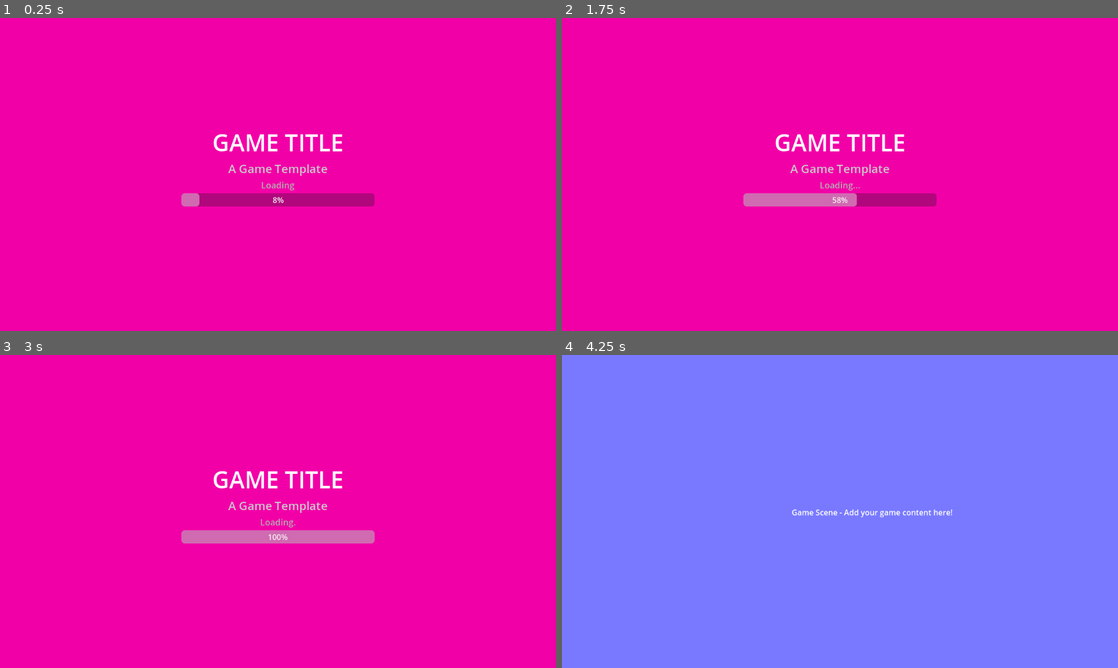
Above: before the commit, frames 1-4 (two rows, left to right).
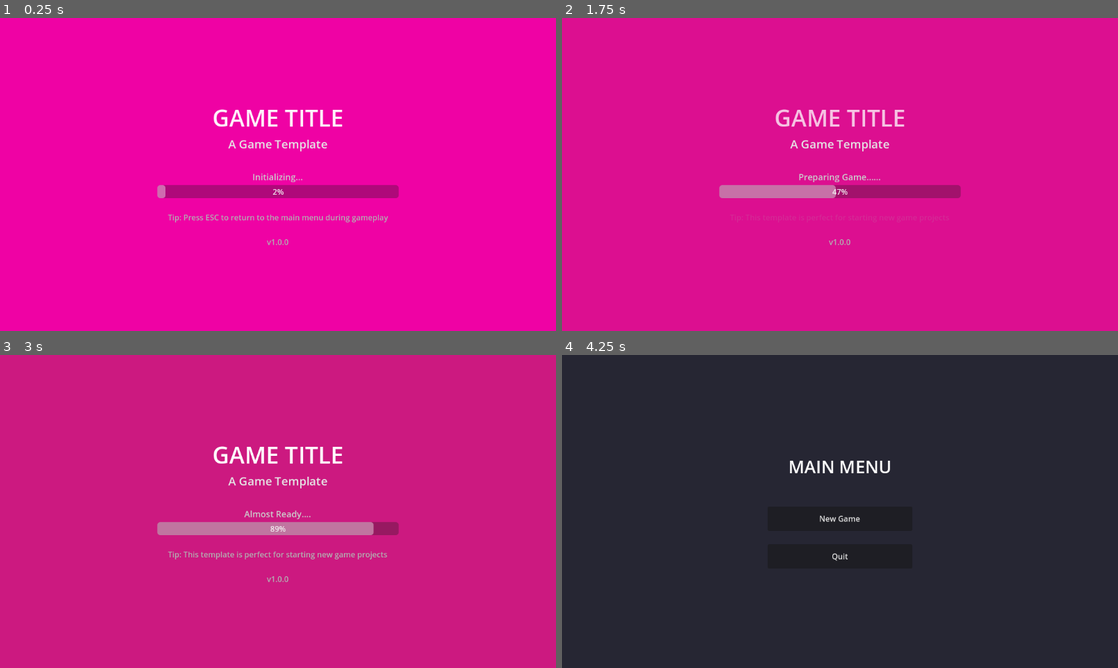
Above: after the commit, the same moments.

Repository: antoniwan/getting_started
Game: Godot game, scene res://scenes/loading_screen.tscn
The game is run twice, just before and just after one commit, with the same random seed, the same clock (stepped at 60 frames per second) and the same inputs.
Inputs (mouse positions are in pixels of both pictures, inside the frame that each line leads up to):
- Up to frame 1 (0.25 s): no input
- Up to frame 2 (1.75 s): no input
- Up to frame 3 (3 s): no input
- Up to frame 4 (4.25 s): click (840, 517) at 3.5 s, where only the run before the commit has a clickable "New Game"

The runs differ from the first frame. In frame 1, 4.3% of the frame differs, in the area x 28-72%, y 29-73%; in frame 2, 4.4%; in frame 3, 99%; in frame 4, 100%, in the area x 0-100%, y 0-100%.

Commit message:
Add audio and settings management features; enhance loading screen and main menu

Diff:
--- a/project.godot
+++ b/project.godot
@@ -19,6 +19,8 @@
 [autoload]
 
 SceneManager="*res://scripts/scene_manager.gd"
+AudioManager="*res://scripts/audio_manager.gd"
+SettingsManager="*res://scripts/settings_manager.gd"
 
 [display]
 
--- a/scenes/loading_screen.tscn
+++ b/scenes/loading_screen.tscn
@@ -7,10 +7,13 @@
 
 [sub_resource type="LabelSettings" id="LabelSettings_2"]
 font_size = 24
-font_color = Color(0.8, 0.8, 0.8, 1)
+font_color = Color(0.9, 0.9, 0.9, 1)
 
 [sub_resource type="LabelSettings" id="LabelSettings_3"]
 font_size = 18
+font_color = Color(0.8, 0.8, 0.8, 1)
+
+[sub_resource type="LabelSettings" id="LabelSettings_4"]
 font_color = Color(0.7, 0.7, 0.7, 1)
 
 [node name="LoadingScreen" type="Control"]
@@ -38,10 +41,10 @@
 anchor_top = 0.5
 anchor_right = 0.5
 anchor_bottom = 0.5
-offset_left = -200.0
-offset_top = -100.0
-offset_right = 200.0
-offset_bottom = 100.0
+offset_left = -250.0
+offset_top = -150.0
+offset_right = 250.0
+offset_bottom = 150.0
 grow_horizontal = 2
 grow_vertical = 2
 
@@ -57,11 +60,37 @@
 label_settings = SubResource("LabelSettings_2")
 horizontal_alignment = 1
 
+[node name="Spacer1" type="Control" parent="VBoxContainer"]
+custom_minimum_size = Vector2(0, 30)
+layout_mode = 2
+
 [node name="LoadingLabel" type="Label" parent="VBoxContainer"]
 layout_mode = 2
-text = "Loading..."
+text = "Initializing..."
 label_settings = SubResource("LabelSettings_3")
 horizontal_alignment = 1
 
 [node name="ProgressBar" type="ProgressBar" parent="VBoxContainer"]
+custom_minimum_size = Vector2(0, 20)
 layout_mode = 2
+
+[node name="Spacer2" type="Control" parent="VBoxContainer"]
+custom_minimum_size = Vector2(0, 20)
+layout_mode = 2
+
+[node name="TipLabel" type="Label" parent="VBoxContainer"]
+layout_mode = 2
+text = "Tip: Press ESC to return to the main menu during gameplay"
+label_settings = SubResource("LabelSettings_4")
+horizontal_alignment = 1
+autowrap_mode = 2
+
+[node name="Spacer3" type="Control" parent="VBoxContainer"]
+custom_minimum_size = Vector2(0, 20)
+layout_mode = 2
+
+[node name="VersionLabel" type="Label" parent="VBoxContainer"]
+layout_mode = 2
+text = "v1.0.0"
+label_settings = SubResource("LabelSettings_4")
+horizontal_alignment = 1
--- /dev/null
+++ b/scripts/audio_manager.gd
@@ -0,0 +1,65 @@
+extends Node
+
+# Audio Manager Singleton
+# Handles background music and sound effects
+
+var music_player: AudioStreamPlayer
+var sfx_player: AudioStreamPlayer
+
+var current_music: AudioStream
+var music_volume: float = 0.5
+var sfx_volume: float = 0.7
+
+func _ready():
+	# Create music player
+	music_player = AudioStreamPlayer.new()
+	music_player.name = "MusicPlayer"
+	music_player.volume_db = linear_to_db(music_volume)
+	add_child(music_player)
+
+	# Create SFX player
+	sfx_player = AudioStreamPlayer.new()
+	sfx_player.name = "SFXPlayer"
+	sfx_player.volume_db = linear_to_db(sfx_volume)
+	add_child(sfx_player)
+
+func play_music(stream: AudioStream, fade_in: bool = true):
+	if current_music == stream and music_player.playing:
+		return
+
+	current_music = stream
+	music_player.stream = stream
+
+	if fade_in:
+		music_player.volume_db = linear_to_db(0.0)
+		music_player.play()
+
+		var tween = create_tween()
+		tween.tween_property(music_player, "volume_db", linear_to_db(music_volume), 1.0)
+	else:
+		music_player.volume_db = linear_to_db(music_volume)
+		music_player.play()
+
+func stop_music(fade_out: bool = true):
+	if not music_player.playing:
+		return
+
+	if fade_out:
+		var tween = create_tween()
+		tween.tween_property(music_player, "volume_db", linear_to_db(0.0), 1.0)
+		tween.tween_callback(music_player.stop)
+	else:
+		music_player.stop()
+
+func play_sfx(stream: AudioStream):
+	sfx_player.stream = stream
+	sfx_player.play()
+
+func set_music_volume(volume: float):
+	music_volume = clamp(volume, 0.0, 1.0)
+	if music_player.playing:
+		music_player.volume_db = linear_to_db(music_volume)
+
+func set_sfx_volume(volume: float):
+	sfx_volume = clamp(volume, 0.0, 1.0)
+	sfx_player.volume_db = linear_to_db(sfx_volume)
--- a/scripts/loading_screen.gd
+++ b/scripts/loading_screen.gd
@@ -2,31 +2,135 @@
 
 @onready var progress_bar = $VBoxContainer/ProgressBar
 @onready var loading_label = $VBoxContainer/LoadingLabel
+@onready var tip_label = $VBoxContainer/TipLabel
+@onready var version_label = $VBoxContainer/VersionLabel
+@onready var title_label = $VBoxContainer/Title
+@onready var subtitle_label = $VBoxContainer/Subtitle
+@onready var background = $Background
+@onready var particles = $Particles2D
 
-var loading_time = 3.0  # Time in seconds to show loading screen
+var loading_time = SettingsManager.get_loading_time()  # Time in seconds to show loading screen
 var current_time = 0.0
+var loading_stage = 0
+var loading_stages = [
+	"Initializing...",
+	"Loading Assets...",
+	"Preparing Game...",
+	"Almost Ready..."
+]
+
+var loading_tips = [
+	"Tip: Press ESC to return to the main menu during gameplay",
+	"Tip: This template is perfect for starting new game projects",
+	"Tip: Check the README.md for customization instructions",
+	"Tip: Add your own game content to the game.tscn scene",
+	"Tip: The SceneManager handles all scene transitions automatically",
+	"Tip: Customize colors and styling in each scene file",
+	"Tip: Add sound effects and music to enhance your game",
+	"Tip: Use the audio folder for your game's sound assets"
+]
+
+var current_tip = 0
+var tip_change_time = 0.0
+var tip_duration = 1.5
 
 func _ready():
 	# Initialize the loading screen
 	progress_bar.value = 0
-	loading_label.text = "Loading..."
+	loading_label.text = loading_stages[0]
+	tip_label.text = loading_tips[0]
+	version_label.text = "v1.0.0"
+
+	# Show/hide elements based on settings
+	tip_label.visible = SettingsManager.get_setting("ui", "show_tips", true)
+	version_label.visible = SettingsManager.get_setting("ui", "show_version", true)
 
 	# Start the loading timer
 	current_time = 0.0
+	tip_change_time = 0.0
+
+	# Start title animation
+	_start_title_animation()
+
+	# Start background animation
+	_start_background_animation()
+
+	# Try to play loading music if available
+	_play_loading_music()
 
 func _process(delta):
 	current_time += delta
+	tip_change_time += delta
 
-	# Update progress bar
+	# Update progress bar with smooth animation
 	var progress = (current_time / loading_time) * 100
-	progress_bar.value = progress
+	progress_bar.value = lerp(progress_bar.value, progress, delta * 3)
+
+	# Update loading stage
+	var stage_progress = (current_time / loading_time) * loading_stages.size()
+	var current_stage = min(int(stage_progress), loading_stages.size() - 1)
+
+	if current_stage != loading_stage:
+		loading_stage = current_stage
+		loading_label.text = loading_stages[loading_stage]
 
 	# Update loading text with dots animation
 	var dots = ""
 	for i in range(int(current_time * 2) % 4):
 		dots += "."
-	loading_label.text = "Loading" + dots
+	loading_label.text = loading_stages[loading_stage] + dots
+
+	# Change tips periodically
+	if tip_change_time >= tip_duration:
+		tip_change_time = 0.0
+		current_tip = (current_tip + 1) % loading_tips.size()
+		tip_label.text = loading_tips[current_tip]
+		_start_tip_animation()
 
 	# When loading is complete, transition to main menu
 	if current_time >= loading_time:
-		SceneManager.change_scene("res://scenes/main_menu.tscn")
+		_transition_to_main_menu()
+
+func _start_title_animation():
+	# Create a tween for title animation
+	var tween = create_tween()
+	tween.set_loops()
+	tween.tween_property(title_label, "modulate:a", 0.7, 1.5)
+	tween.tween_property(title_label, "modulate:a", 1.0, 1.5)
+
+func _start_subtitle_animation():
+	# Create a tween for subtitle animation
+	var tween = create_tween()
+	tween.set_loops()
+	tween.tween_property(subtitle_label, "modulate:a", 0.5, 2.0)
+	tween.tween_property(subtitle_label, "modulate:a", 1.0, 2.0)
+
+func _start_background_animation():
+	# Create a subtle background color animation
+	var tween = create_tween()
+	tween.set_loops()
+	tween.tween_property(background, "color", Color(0.8, 0.1, 0.5, 1), 3.0)
+	tween.tween_property(background, "color", Color(0.95, 0.0, 0.66, 1), 3.0)
+
+func _start_tip_animation():
+	# Fade out current tip
+	var tween = create_tween()
+	tween.tween_property(tip_label, "modulate:a", 0.0, 0.3)
+	tween.tween_callback(_update_tip_text)
+	tween.tween_property(tip_label, "modulate:a", 1.0, 0.3)
+
+func _update_tip_text():
+	tip_label.text = loading_tips[current_tip]
+
+func _play_loading_music():
+	# Try to load and play loading music if it exists
+	var music_path = "res://audio/music/loading_music.ogg"
+	if ResourceLoader.exists(music_path):
+		var music = load(music_path)
+		AudioManager.play_music(music, true)
+
+func _transition_to_main_menu():
+	# Create a fade out effect before transitioning
+	var tween = create_tween()
+	tween.tween_property(self, "modulate:a", 0.0, 0.5)
+	tween.tween_callback(func(): SceneManager.change_scene("res://scenes/main_menu.tscn"))
--- a/scripts/main_menu.gd
+++ b/scripts/main_menu.gd
@@ -8,10 +8,33 @@
 	new_game_button.pressed.connect(_on_new_game_pressed)
 	quit_button.pressed.connect(_on_quit_pressed)
 
+	# Try to play menu music
+	_play_menu_music()
+
+func _play_menu_music():
+	# Try to load and play menu music if it exists
+	var music_path = "res://audio/music/menu_music.ogg"
+	if ResourceLoader.exists(music_path):
+		var music = load(music_path)
+		AudioManager.play_music(music, true)
+
+func _play_button_sound():
+	# Try to play button click sound if it exists
+	var sfx_path = "res://audio/sfx/button_click.ogg"
+	if ResourceLoader.exists(sfx_path):
+		var sfx = load(sfx_path)
+		AudioManager.play_sfx(sfx)
+
 func _on_new_game_pressed():
+	# Play button sound
+	_play_button_sound()
+
 	# Transition to the game scene
 	SceneManager.change_scene("res://scenes/game.tscn")
 
 func _on_quit_pressed():
+	# Play button sound
+	_play_button_sound()
+
 	# Quit the game
 	get_tree().quit()
--- a/scripts/scene_manager.gd
+++ b/scripts/scene_manager.gd
@@ -3,6 +3,41 @@
 # Scene Manager Singleton
 # Handles scene transitions and loading
 
-func change_scene(path: String):
+var transition_scene: Control
+var is_transitioning = false
+
+func _ready():
+	# Create transition overlay
+	transition_scene = Control.new()
+	transition_scene.set_anchors_and_offsets_preset(Control.PRESET_FULL_RECT)
+	transition_scene.z_index = 1000
+	transition_scene.modulate.a = 0.0
+
+	var background = ColorRect.new()
+	background.set_anchors_and_offsets_preset(Control.PRESET_FULL_RECT)
+	background.color = Color.BLACK
+	transition_scene.add_child(background)
+
+	# Add to scene tree
+	get_tree().root.add_child(transition_scene)
+
+func change_scene(path: String, fade_duration: float = 0.5):
+	if is_transitioning:
+		return
+
+	is_transitioning = true
+
+	# Fade in
+	var tween = create_tween()
+	tween.tween_property(transition_scene, "modulate:a", 1.0, fade_duration)
+	tween.tween_callback(func(): _perform_scene_change(path))
+	tween.tween_property(transition_scene, "modulate:a", 0.0, fade_duration)
+	tween.tween_callback(func(): is_transitioning = false)
+
+func _perform_scene_change(path: String):
 	# Use Godot's built-in scene changing method
 	get_tree().change_scene_to_file(path)
+
+# Legacy method for backward compatibility
+func change_scene_immediate(path: String):
+	get_tree().change_scene_to_file(path)
--- /dev/null
+++ b/scripts/settings_manager.gd
@@ -0,0 +1,118 @@
+extends Node
+
+# Settings Manager Singleton
+# Handles game settings and configuration
+
+signal settings_changed
+
+var settings_file = "user://settings.cfg"
+var config = ConfigFile.new()
+
+# Default settings
+var default_settings = {
+	"audio": {
+		"music_volume": 0.5,
+		"sfx_volume": 0.7,
+		"master_volume": 1.0
+	},
+	"game": {
+		"fullscreen": false,
+		"vsync": true,
+		"loading_time": 3.0
+	},
+	"ui": {
+		"show_tips": true,
+		"show_version": true
+	}
+}
+
+func _ready():
+	load_settings()
+
+func load_settings():
+	# Load settings from file
+	var error = config.load(settings_file)
+	if error != OK:
+		# File doesn't exist, create with defaults
+		create_default_settings()
+		return
+
+	# Apply loaded settings
+	apply_settings()
+
+func save_settings():
+	# Save current settings to file
+	var error = config.save(settings_file)
+	if error != OK:
+		print("Error saving settings: ", error)
+
+func create_default_settings():
+	# Create default settings
+	for section in default_settings:
+		for key in default_settings[section]:
+			config.set_value(section, key, default_settings[section][key])
+
+	save_settings()
+	apply_settings()
+
+func apply_settings():
+	# Apply audio settings
+	if AudioManager:
+		AudioManager.set_music_volume(get_setting("audio", "music_volume"))
+		AudioManager.set_sfx_volume(get_setting("audio", "sfx_volume"))
+
+	# Apply display settings
+	if get_setting("game", "fullscreen"):
+		DisplayServer.window_set_mode(DisplayServer.WINDOW_MODE_FULLSCREEN)
+	else:
+		DisplayServer.window_set_mode(DisplayServer.WINDOW_MODE_WINDOWED)
+
+	# Apply vsync
+	DisplayServer.window_set_vsync_mode(DisplayServer.VSYNC_ENABLED if get_setting("game", "vsync") else DisplayServer.VSYNC_DISABLED)
+
+	# Emit signal
+	settings_changed.emit()
+
+func get_setting(section: String, key: String, default = null):
+	if config.has_section_key(section, key):
+		return config.get_value(section, key)
+	return default if default != null else default_settings[section][key]
+
+func set_setting(section: String, key: String, value):
+	config.set_value(section, key, value)
+	save_settings()
+	apply_settings()
+
+func reset_to_defaults():
+	# Reset all settings to defaults
+	for section in default_settings:
+		for key in default_settings[section]:
+			config.set_value(section, key, default_settings[section][key])
+
+	save_settings()
+	apply_settings()
+
+# Convenience methods for common settings
+func get_music_volume() -> float:
+	return get_setting("audio", "music_volume")
+
+func set_music_volume(volume: float):
+	set_setting("audio", "music_volume", volume)
+
+func get_sfx_volume() -> float:
+	return get_setting("audio", "sfx_volume")
+
+func set_sfx_volume(volume: float):
+	set_setting("audio", "sfx_volume", volume)
+
+func get_loading_time() -> float:
+	return get_setting("game", "loading_time")
+
+func set_loading_time(time: float):
+	set_setting("game", "loading_time", time)
+
+func is_fullscreen() -> bool:
+	return get_setting("game", "fullscreen")
+
+func set_fullscreen(enabled: bool):
+	set_setting("game", "fullscreen", enabled)
--- /dev/null
+++ b/simple_test.tscn
@@ -0,0 +1,28 @@
+[gd_scene load_steps=2 format=3 uid="uid://bjsat8ibadcwp"]
+
+[ext_resource type="Script" path="res://simple_test.gd" id="1_simple"]
+
+[node name="SimpleTest" type="Control"]
+layout_mode = 3
+anchors_preset = 15
+anchor_right = 1.0
+anchor_bottom = 1.0
+grow_horizontal = 2
+grow_vertical = 2
+script = ExtResource("1_simple")
+
+[node name="Label" type="Label" parent="."]
+layout_mode = 1
+anchors_preset = 8
+anchor_left = 0.5
+anchor_top = 0.5
+anchor_right = 0.5
+anchor_bottom = 0.5
+offset_left = -100.0
+offset_top = -20.0
+offset_right = 100.0
+offset_bottom = 20.0
+grow_horizontal = 2
+grow_vertical = 2
+text = "Simple Test - No Singletons"
+horizontal_alignment = 1
Not shown: 1 places in scenes/game.tscn that only renumber resources
Not shown: 1 places in scenes/loading_screen.tscn that only renumber resources
Not shown, added: scripts/audio_manager.gd.uid
Not shown, added: scripts/main_menu.gd.uid
Not shown, added: scripts/scene_manager.gd.uid
Not shown, added: scripts/settings_manager.gd.uid
Not shown, added: ENHANCEMENTS.md
Not shown, changed: README.md
Not shown, added: audio/music/README.md
Not shown, added: audio/sfx/README.md
